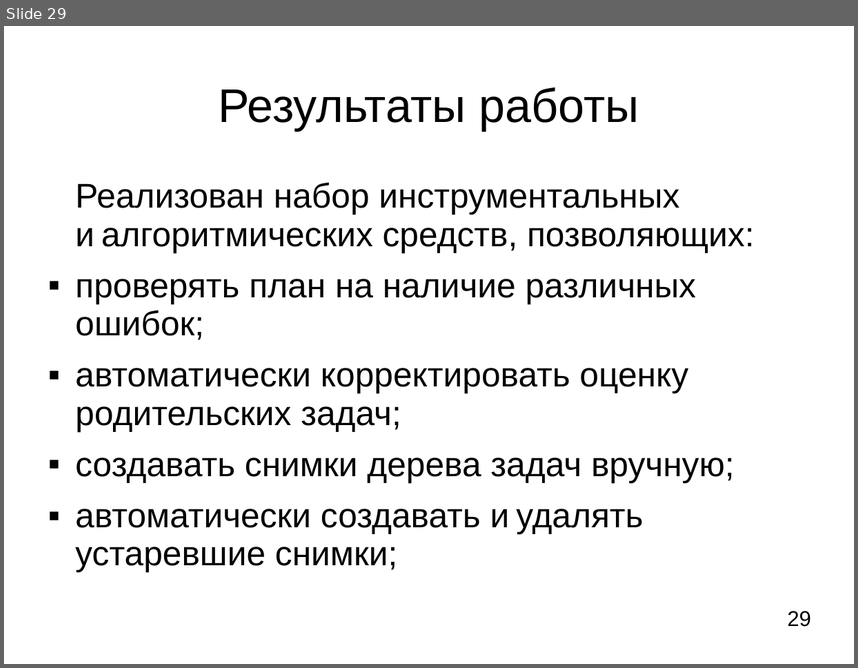
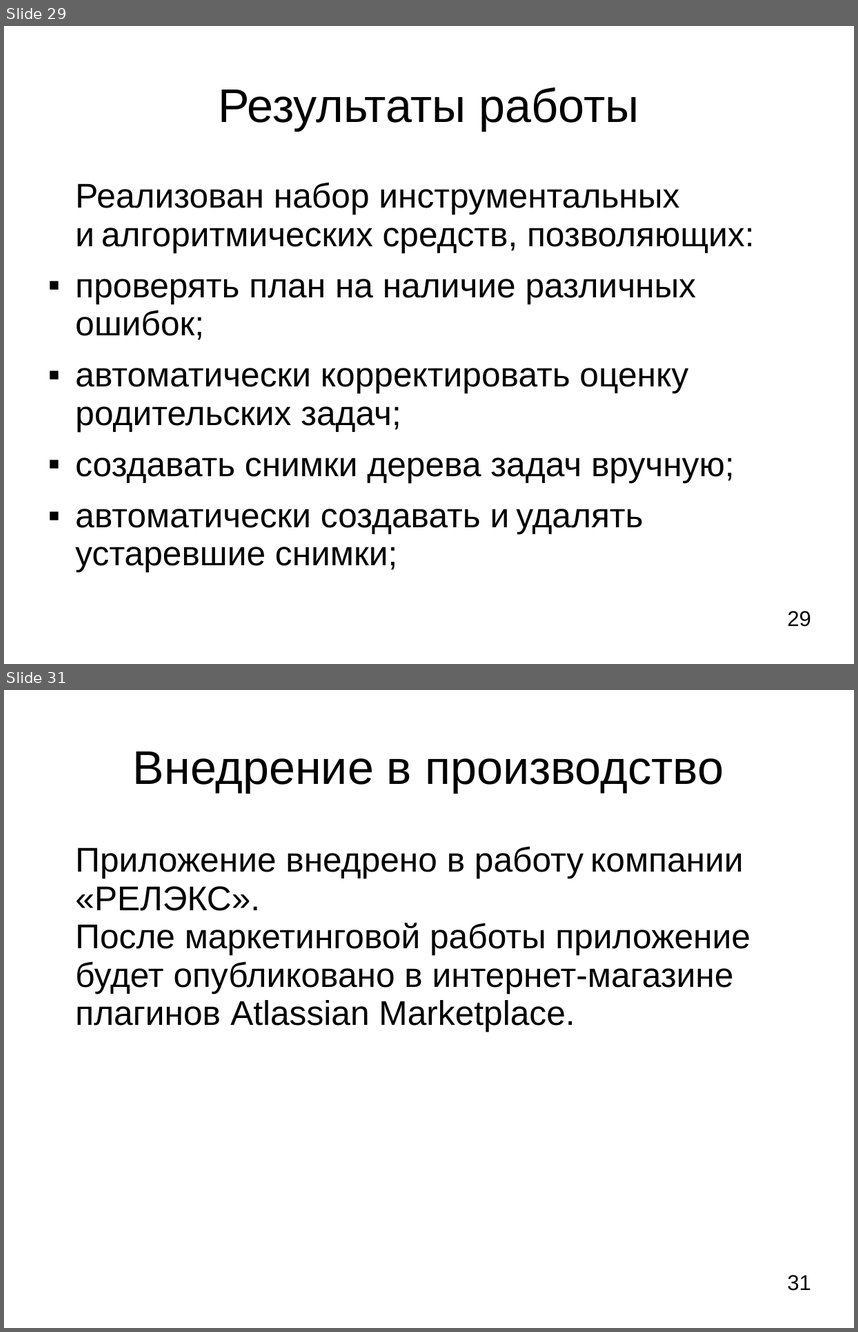
Before and after one commit to LilyTs/Diplom, a slide deck: Цаплина_(Дипломная).ppt. Shown one above the other, each under a label of ours: slide 29 before the commit, slides 29 and 31 after it; the slides between them are not shown. The pictures are 858x668 and 858x1332 pixels, drawn with LibreOffice and Linux fonts; fonts in the diff are those of the drawing. Boxes give left, top, right and bottom in pixels: in the first picture for what was removed or moved away, otherwise in the second. Text is boxed around its words. In the diff, an @@ line names an element or a change of style, - is before the commit and + after.

```diff
--- a/Цаплина_(Дипломная).ppt
+++ b/Цаплина_(Дипломная).ppt
@@ slide 31 added at bbox=[4, 690, 854, 1328], background #FFFFFF @@
@@ title added at bbox=[133, 751, 724, 793], 44 pt, text #000000 @@
+Внедрение в производство
@@ text added at bbox=[75, 846, 750, 1032], 32 pt, text #000000 @@
+Приложение внедрено в работу компании «РЕЛЭКС».
+После маркетинговой работы приложение будет опубликовано в интернет-магазине плагинов Atlassian Marketplace.
@@ page number added at bbox=[787, 1274, 811, 1290], 20 pt, text #000000 @@
+31
```
Also in this commit, not shown: 10 slides changed, 3 other files.
